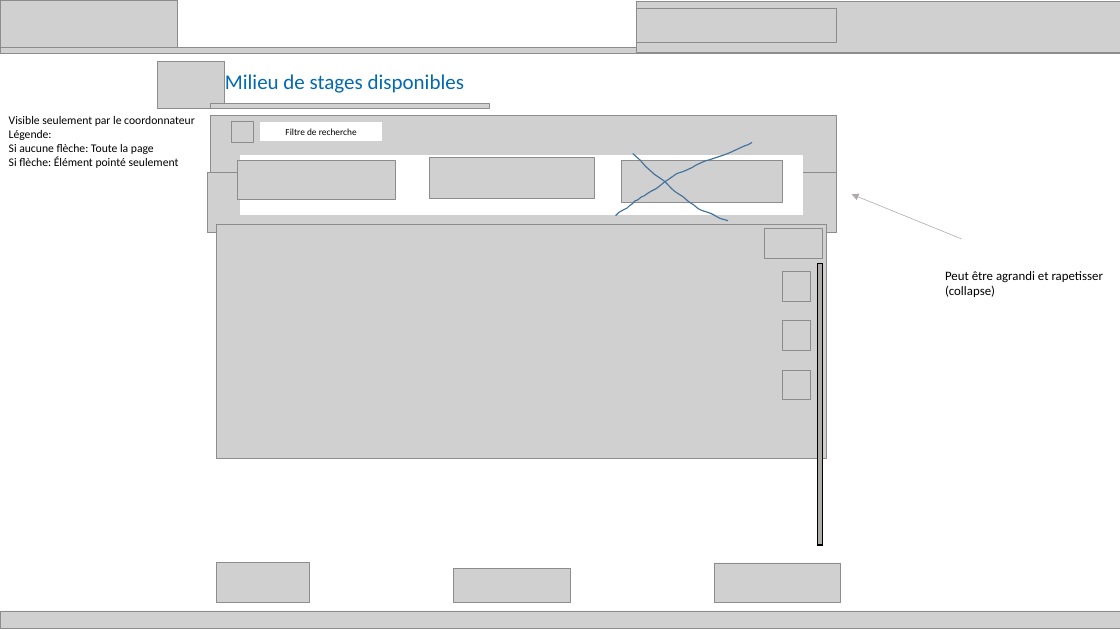
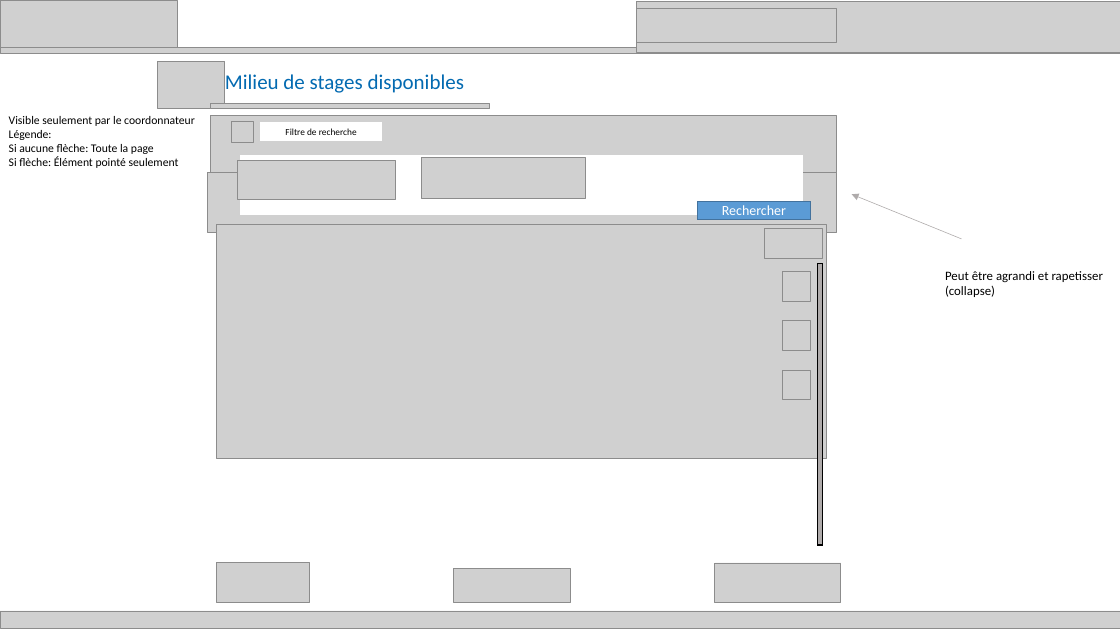
Before and after one commit to zacouse/GestionStages, a slide deck: slide 1 of Documentation/SchémaModificationMilieudeStage.pptx. Drawn at 1120x630 pixels with LibreOffice and Linux fonts; fonts in the diff are those of the drawing; grey boxes stand for pictures. Boxes give left, top, right and bottom in pixels: in the first picture for what was removed or moved away, otherwise in the second. Text is boxed around its words. In the diff, an @@ line names an element or a change of style, - is before the commit and + after.

```diff
--- a/Documentation/SchémaModificationMilieudeStage.pptx
+++ b/Documentation/SchémaModificationMilieudeStage.pptx
@@ freeform shape removed at (x1=616, y1=143, x2=752, y2=217) @@
@@ picture moved from (x1=430, y1=158, x2=595, y2=198) to (x1=421, y1=158, x2=586, y2=198) @@
@@ picture removed at (x1=621, y1=160, x2=782, y2=202) @@
@@ freeform shape removed at (x1=633, y1=154, x2=728, y2=221) @@
@@ rectangle added at (x1=697, y1=202, x2=810, y2=219), fill #5B9BD5, outline #43739E 1 pt, 12 pt, text #FFFFFF @@
+Rechercher
```
Also in this commit, not shown: 3 other slides changed, 13 other files.
